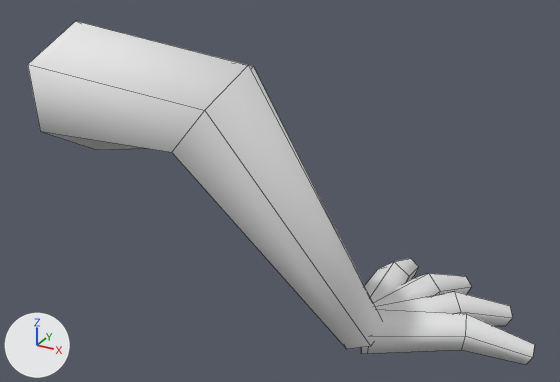
Renders of the FBX model unity/Assets/Art/Models/Sanshouuo_Leg2.fbx from each side of a commit.
Both versions are drawn from a 50 mm camera at (0.817, -0.87, 0.333) aimed at (0.298, 0.073, -0.139). The axes (+X, +Y, +Z) are drawn at lower left. The lights are the same throughout. The older version comes first. Mesh edges are drawn as thin lines. Where no turn or scale is listed for an object, it has been applied to the vertices.

Names of what the first picture shows: 'Sanshouuo_Leg2'.
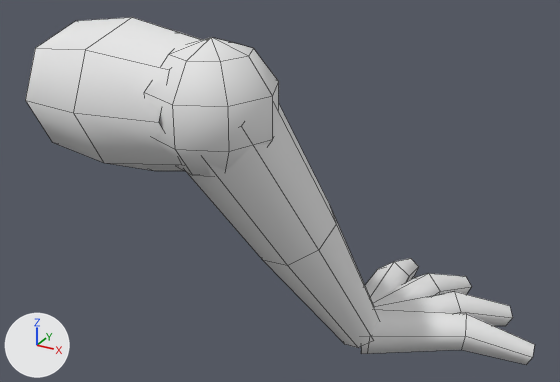
Scene script edits in JSON lines:
```json
{"block": "me_sanshouuo_leg2", "where": "# used by ob_sanshouuo_leg2; location = (0.0, 0.0, 0.0)"}
{"op": "remove", "block": "me_sanshouuo_leg2", "code": "me_sanshouuo_leg2.from_pydata(...)  # 78 vertices, 52 faces; spans x -0.033..0.681, y -0.169..0.365, z -0.394..0.101"}
{"op": "add", "block": "me_sanshouuo_leg2", "code": "me_sanshouuo_leg2.from_pydata(...)  # 142 vertices, 112 faces; spans x -0.032..0.681, y -0.184..0.365, z -0.394..0.128"}
{"block": "me_sanshouuo_leg2", "change": "me_sanshouuo_leg2 part 1: a new loose piece, a UV sphere (8 segments, 5 rings, poles along z) spanning x 0.216..0.384, y -0.184..-0.016, z -0.048..0.128, in mat_vertexcolor (white #e7e7e7)"}
{"block": "me_sanshouuo_leg2", "change": "me_sanshouuo_leg2 part 2: a new loose piece of 24 vertices spanning x 0.228..0.462, y -0.17..0.131, z -0.378..0.08, in mat_vertexcolor (white #e7e7e7)"}
{"block": "me_sanshouuo_leg2", "change": "me_sanshouuo_leg2 part 3"}
{"block": "me_sanshouuo_leg2", "change": "15 vertices are removed from x -0.033..0.467, y -0.169..0.134, z -0.38..0.101"}
{"block": "me_sanshouuo_leg2", "change": "12 faces are deleted"}
{"block": "me_sanshouuo_leg2", "change": "1 vertex moves from x 0.248, y -0.098, z -0.021 to x 0.163, y -0.054, z -0.087"}
{"block": "me_sanshouuo_leg2", "change": "21 vertices are added at x -0.032..0.326, y -0.178..0.095, z -0.07..0.127"}
{"block": "me_sanshouuo_leg2", "change": "16 new faces join them"}
```

Changed parts and their boxes (x1, y1, x2, y2) in the pictures (560 x 382 px; the box of a moved part takes in the faces that stretch with it):
```json
{"object": "Sanshouuo_Leg2", "change": "reshaped", "before": [28, 21, 535, 365], "after": [26, 17, 535, 365]}
{"part": 1, "of": "me_sanshouuo_leg2", "change": "added", "after": [145, 37, 279, 176]}
{"part": 2, "of": "me_sanshouuo_leg2", "change": "added", "after": [187, 105, 379, 348]}
{"part": 3, "of": "me_sanshouuo_leg2", "change": "moved or reshaped", "before": [28, 21, 381, 349], "after": [26, 17, 202, 171]}
```
